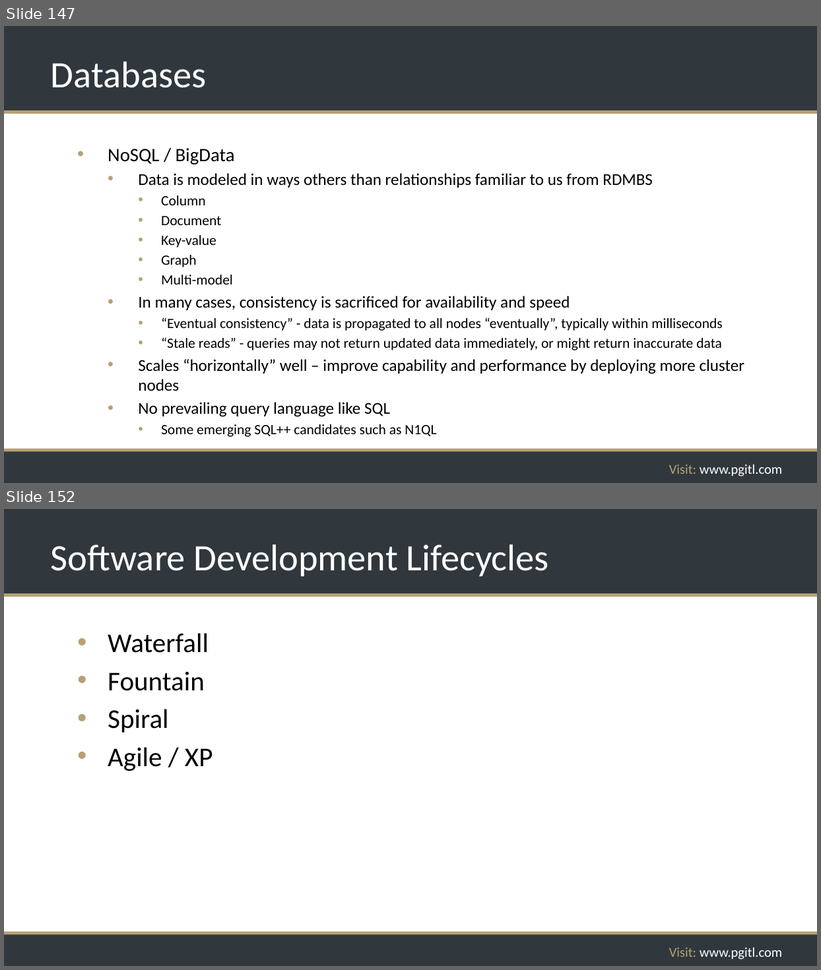
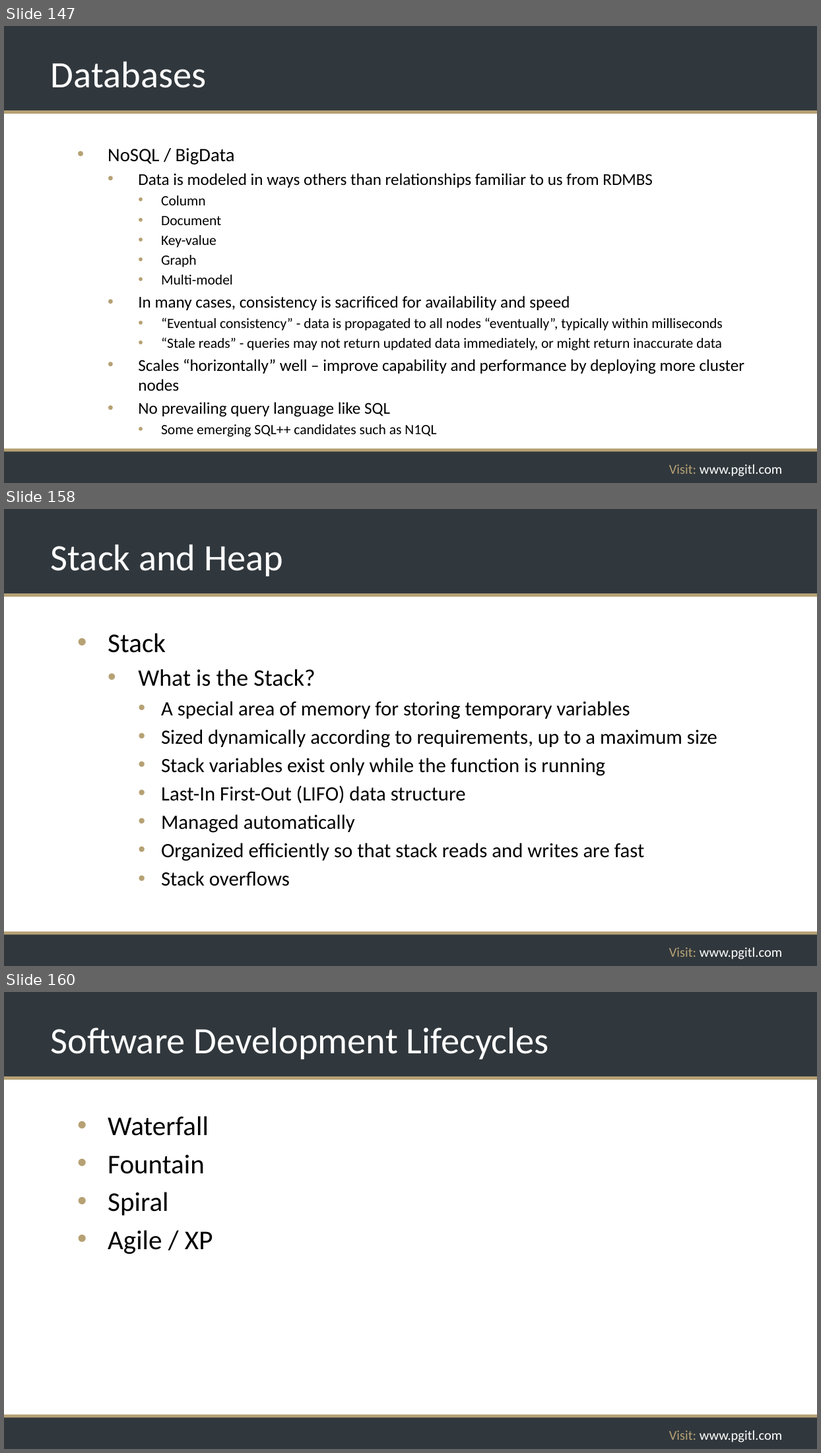
Before and after one commit to rikkouri/project-a, a slide deck: Programming Foundations.pptx. Shown one above the other, each under a label of ours: slides 147 and 152 before the commit, slides 147, 158 and 160 after it; the slides between them are not shown. The pictures are 821x970 and 821x1453 pixels, drawn with LibreOffice and Linux fonts; fonts in the diff are those of the drawing; background and template pictures are left out. Boxes give left, top, right and bottom in pixels: in the first picture for what was removed or moved away, otherwise in the second. Text is boxed around its words. In the diff, an @@ line names an element or a change of style, - is before the commit and + after.

```diff
--- a/Programming Foundations.pptx
+++ b/Programming Foundations.pptx
@@ slide 158 added at [4,509,817,966], background #FFFFFF; not listed: 5 template elements that a slide beside it also shows @@
@@ title added at [51,544,283,576], 44 pt, text #FFFFFF @@
+Stack and Heap
@@ text added at [108,633,717,887], 24 pt, text #000000 @@
+• Stack
+  • What is the Stack?
+    • A special area of memory for storing temporary variables
+    • Sized dynamically according to requirements, up to a maximum size
+    • Stack variables exist only while the function is running
+    • Last-In First-Out (LIFO) data structure
+    • Managed automatically
+    • Organized efficiently so that stack reads and writes are fast
+    • Stack overflows
@@ what was slide 152 is now slide 160 @@
```
Also in this commit, not shown: 4 slides changed, 7 other slides added, 1 other file.
